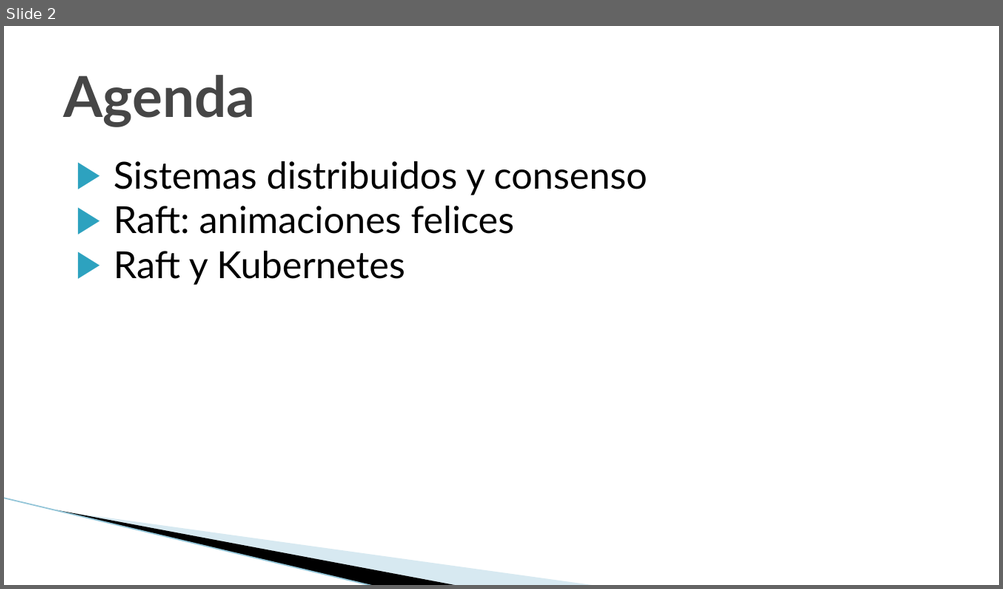
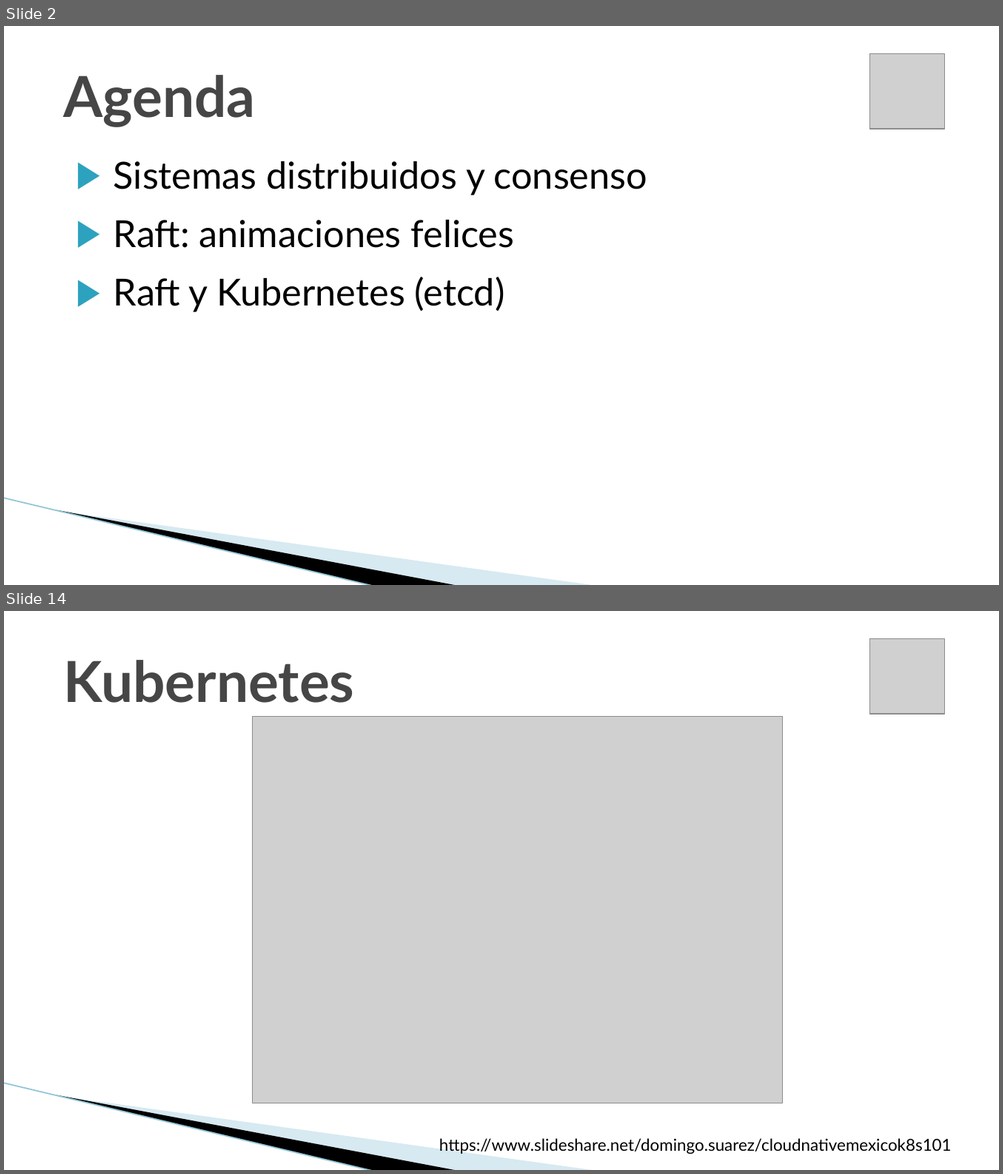
Before and after one commit to jbarbosat/mis-desmadres, a slide deck: presentaciones/cloud_native_mexico/raft_introduccion.odp. Shown one above the other, each under a label of ours: slide 2 before the commit, slides 2 and 14 after it; the slides between them are not shown. The pictures are 1003x589 and 1003x1174 pixels, drawn with LibreOffice and Linux fonts; fonts in the diff are those of the drawing; grey boxes stand for pictures; background and template pictures are left out. Boxes give left, top, right and bottom in pixels: in the first picture for what was removed or moved away, otherwise in the second. Text is boxed around its words. In the diff, an @@ line names an element or a change of style, - is before the commit and + after.

```diff
--- a/presentaciones/cloud_native_mexico/raft_introduccion.odp
+++ b/presentaciones/cloud_native_mexico/raft_introduccion.odp
@@ slide 14 added at <box>4,611,999,1170</box>, background #FFFFFF; not listed: 3 template elements that a slide beside it also shows @@
@@ picture added at <box>869,639,944,713</box> @@
@@ title added at <box>64,660,355,703</box>, 41 pt, text #464646, bold @@
+Kubernetes
@@ picture added at <box>253,716,782,1103</box> @@
@@ text added at <box>439,1139,951,1154</box>, 12 pt, text #000000 @@
+https://www.slideshare.net/domingo.suarez/cloudnativemexicok8s101
@@ slide 2 changed as well @@
@@ picture added at <box>869,54,944,128</box> @@
@@ text at <box>114,220,514,248</box>: more space between paragraphs @@
@@ text at <box>114,277,505,312</box>: text changed @@
-▶ Raft y Kubernetes
+▶ Raft y Kubernetes (etcd)
```
Also in this commit, not shown: 2 other slides changed, 14 other slides added, 1 other file.
